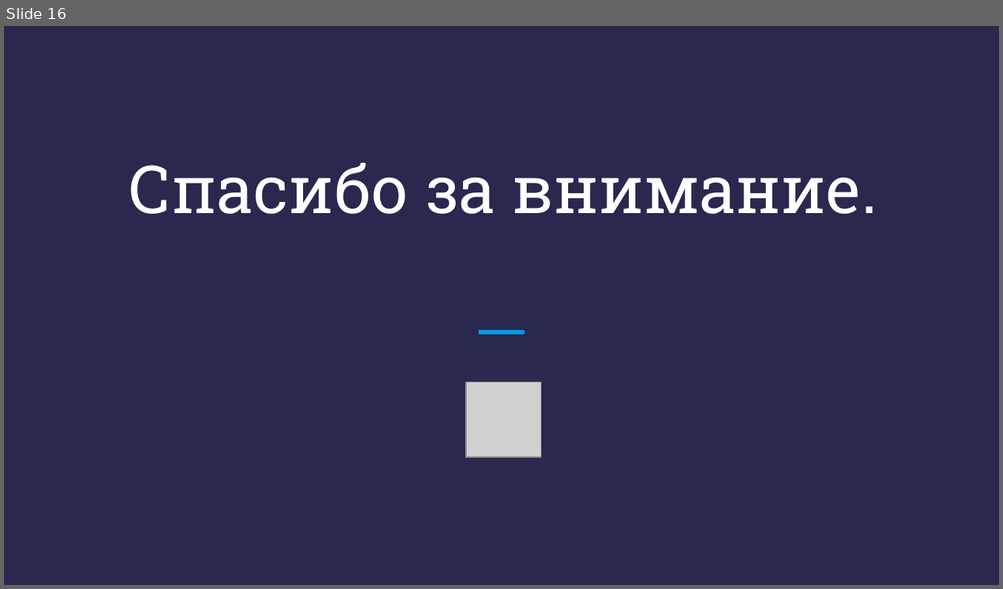
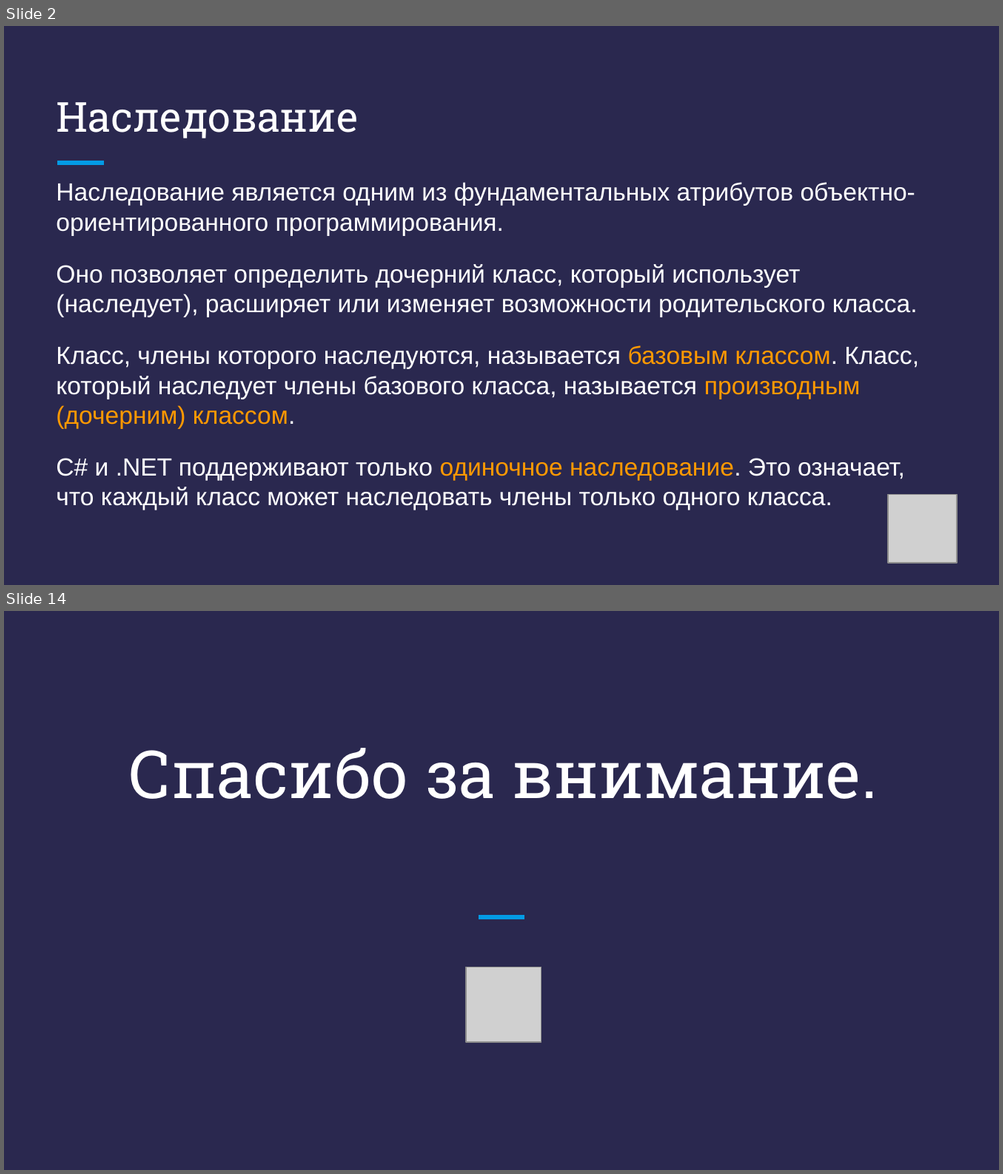
Before and after one commit to DenisKaVladimirovich/MyLessons, a slide deck: 11/Презентация - C# + .NET - Урок 11.pptx. Shown one above the other, each under a label of ours: slide 16 before the commit, slides 2 and 14 after it; the slides between them are not shown. The pictures are 1003x589 and 1003x1174 pixels, drawn with LibreOffice and Linux fonts; fonts in the diff are those of the drawing; grey boxes stand for pictures. Boxes give left, top, right and bottom in pixels: in the first picture for what was removed or moved away, otherwise in the second. Text is boxed around its words. In the diff, an @@ line names an element or a change of style, - is before the commit and + after.

```diff
--- a/11/Презентация - C# + .NET - Урок 11.pptx
+++ b/11/Презентация - C# + .NET - Урок 11.pptx
@@ slide 2 added at <box>4,26,999,585</box>, background #2A284F @@
@@ title added at <box>56,102,358,138</box>, 30 pt, text #FFFFFF @@
+Наследование
@@ line added from (58, 163) to (103, 163), #039BE5 3 pt @@
@@ text added at <box>56,182,919,511</box>, 18 pt, text #FFFFFF @@
+Наследование является одним из фундаментальных атрибутов объектно-ориентированного программирования.
+Оно позволяет определить дочерний класс, который использует (наследует), расширяет или изменяет возможности родительского класса.
+Класс, члены которого наследуются, называется базовым классом. Класс, который наследует члены базового класса, называется производным (дочерним) классом.
+C# и .NET поддерживают только одиночное наследование. Это означает, что каждый класс может наследовать члены только одного класса.
@@ picture added at <box>887,494,956,563</box> @@
@@ what was slide 16 is now slide 14 @@
```
Also in this commit, not shown: 4 slides changed, 8 other slides added, 11 slides removed, 3 other files.
